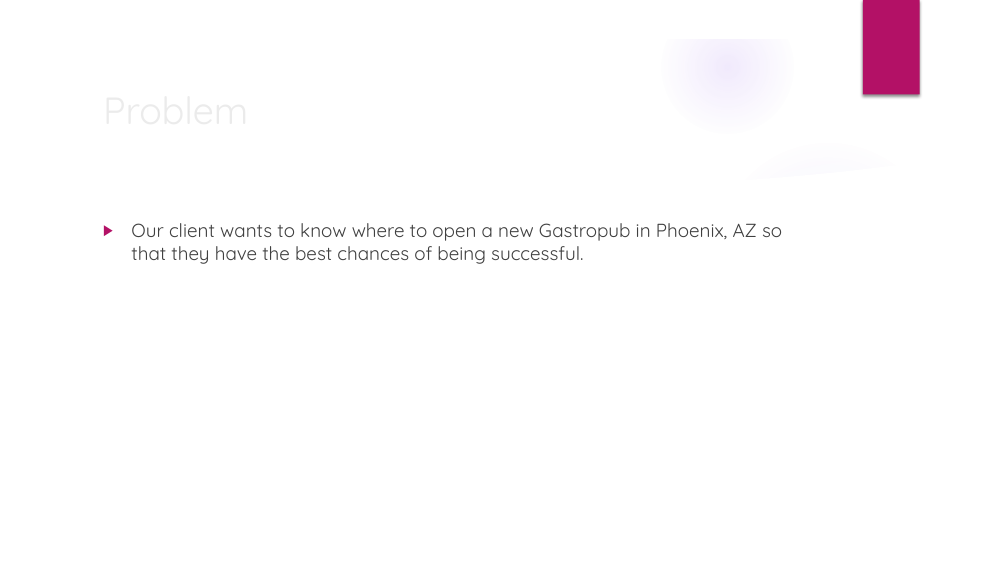
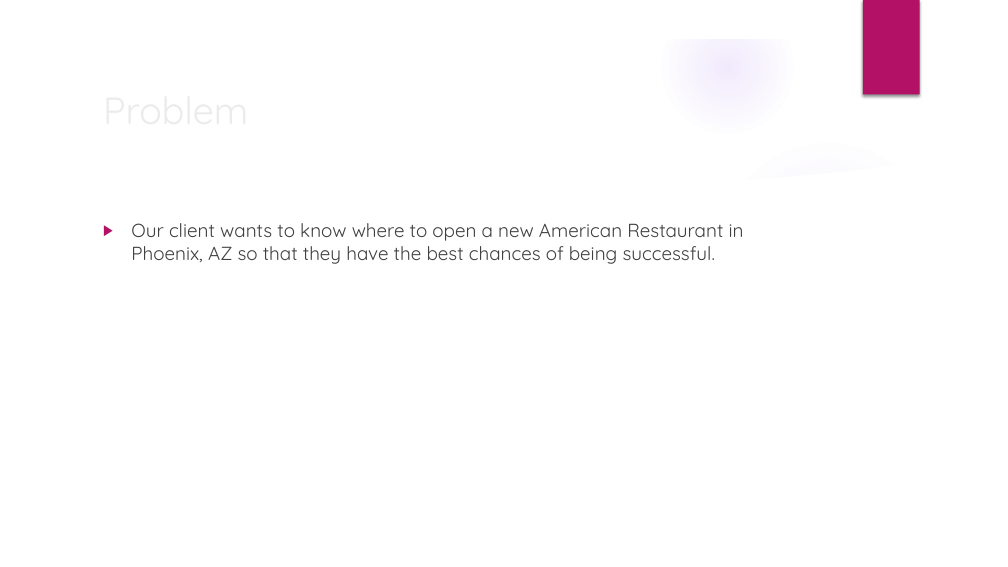
Before and after one commit to emhalls/Capstone, a slide deck: slide 2 of EHallstrom Applied Data Science Capstone.pptx. Drawn at 1008x567 pixels with LibreOffice and Linux fonts; fonts in the diff are those of the drawing; background and template pictures are left out. Boxes give left, top, right and bottom in pixels: in the first picture for what was removed or moved away, otherwise in the second. Text is boxed around its words. In the diff, an @@ line names an element or a change of style, - is before the commit and + after.

```diff
--- a/EHallstrom Applied Data Science Capstone.pptx
+++ b/EHallstrom Applied Data Science Capstone.pptx
@@ text at bbox=[131, 223, 744, 264]: text changed @@
-▶ Our client wants to know where to open a new Gastropub in Phoenix, AZ so that they have the best chances of being successful.
+▶ Our client wants to know where to open a new American Restaurant in Phoenix, AZ so that they have the best chances of being successful.
```
Also in this commit, not shown: 4 other slides changed, 2 slides added, 2 slides removed, 1 other file.
